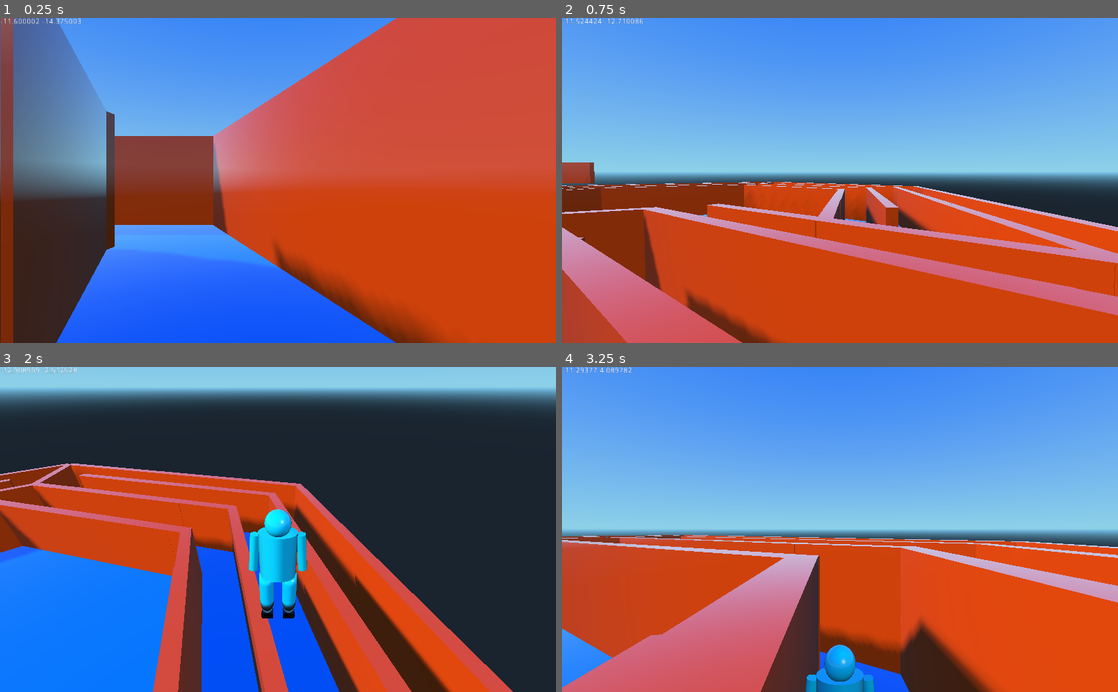
Above: before the commit, frames 1-4 (two rows, left to right).
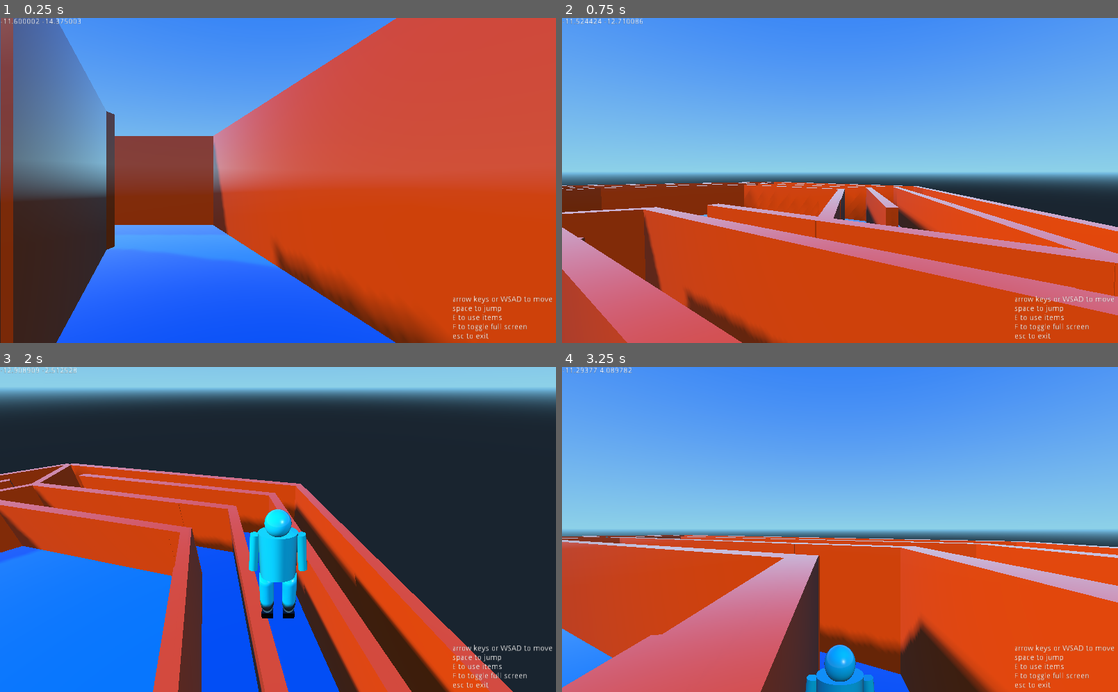
Above: after the commit, the same moments.

Repository: mrazeja7/mazes
Game: Godot game, scene res://hexa_maze.tscn
Same seed, same stepped clock (60 frames per second), same inputs: the game is played once before the commit and once after it. The project has no main scene, so this scene is started directly.
Inputs (mouse positions are in pixels of both pictures, inside the frame that each line leads up to):
- Up to frame 1 (0.25 s): no input
- Up to frame 2 (0.75 s): tap Enter at 0.5 s; move the mouse to (834, 187) at 0.52 s; hold Up (ui_up) from 0.53 s (still down); hold H from 0.53 s (still down)
- Up to frame 3 (2 s): keep holding Up (ui_up); tap Space at 0.77, 1.52 s; move the mouse to (316, 532) at 1.27 s; release H at 1.28 s; tap C at 1.35 s
- Up to frame 4 (3.25 s): move the mouse to (795, 526) at 2.02 s; hold E 2.03-2.78 s; move the mouse to (845, 529) at 2.77 s; release Up (ui_up) at 2.78 s; hold Left (ui_left) from 2.78 s (still down); tap F at 2.85 s; tap Space at 3.02 s

The runs differ from the first frame. In frame 1, 0.4% of the frame differs, in the area x 81-100%, y 85-99%; in frame 2, 0.8%, in the area x 0-100%, y 44-99%; in frame 3, 0.4%; in frame 4, 0.4%.
Error in both runs: Invalid get index 'visible' (on base: 'null instance'). (res://scripts/player.gd:101)

Commit message:
added tooltip, moved some walls

Diff:
--- a/hexa_maze.tscn
+++ b/hexa_maze.tscn
@@ -23,6 +23,7 @@
 [node name="moving_wall" parent="walls" index="0" instance=ExtResource( 2 )]
 
 transform = Transform( 0.9375, 0, 0, 0, 0.9, 0, 2.98023e-08, 0, 1, 13.3315, 2.5, -162.31 )
+visible = false
 script = ExtResource( 3 )
 _sections_unfolded = [ "Transform" ]
 
@@ -228,7 +229,7 @@
 
 [node name="wall56" parent="walls/maze1" index="35" instance=ExtResource( 2 )]
 
-transform = Transform( -1.00482, 0, 0.500003, 0, 1, 0, -0.580136, 0, -0.866031, 8.79444, -0.2904, -188.372 )
+transform = Transform( -1.00482, 0, 0.500003, 0, 1, 0, -0.580136, 0, -0.866031, 7.9206, -0.2904, -188.936 )
 
 [node name="wall57" parent="walls/maze1" index="36" instance=ExtResource( 2 )]
 
@@ -281,6 +282,7 @@
 [node name="corridors" type="Spatial" parent="." index="2"]
 
 transform = Transform( 1, 0, 0, 0, 1, 0, 0, 0, 1, 0, -0.4, 211 )
+visible = false
 _sections_unfolded = [ "Pause", "Transform", "Visibility" ]
 
 [node name="corridor" type="Spatial" parent="corridors" index="0"]
@@ -366,6 +368,30 @@
 mouse_default_cursor_shape = 0
 size_flags_horizontal = 1
 size_flags_vertical = 4
+percent_visible = 1.0
+lines_skipped = 0
+max_lines_visible = -1
+
+[node name="instr" type="Label" parent="player" index="9"]
+
+anchor_left = 0.0
+anchor_top = 0.0
+anchor_right = 0.0
+anchor_bottom = 0.0
+margin_left = 833.0
+margin_top = 513.0
+margin_right = 1018.0
+margin_bottom = 595.0
+rect_pivot_offset = Vector2( 0, 0 )
+mouse_filter = 2
+mouse_default_cursor_shape = 0
+size_flags_horizontal = 1
+size_flags_vertical = 4
+text = "arrow keys or WSAD to move
+space to jump
+E to use items
+F to toggle full screen
+esc to exit"
 percent_visible = 1.0
 lines_skipped = 0
 max_lines_visible = -1
Binary file added: blume_des_lebens_labyrinth_sechseck.jpg
Not shown: 1 places in hexa_maze.tscn that only renumber resources
